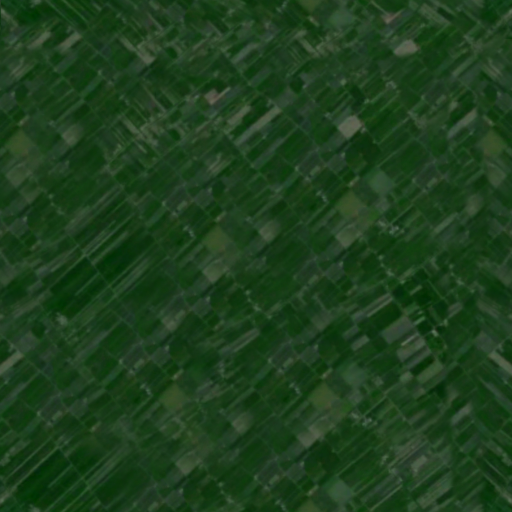
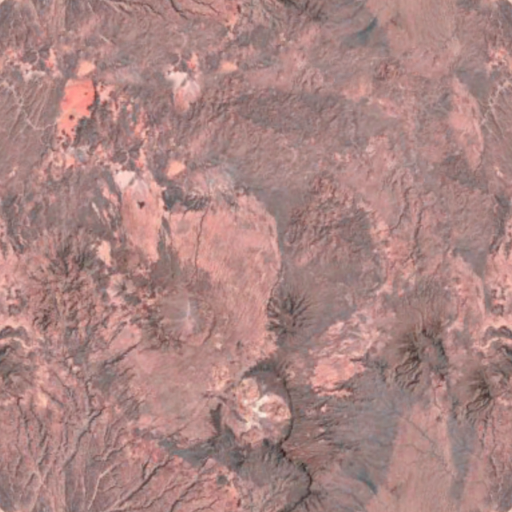
Before/after of a 512px x 512px layered artwork. What changed in the layer stack:
showed "Layer #1", painted on it over box(0, 0, 512, 512)
